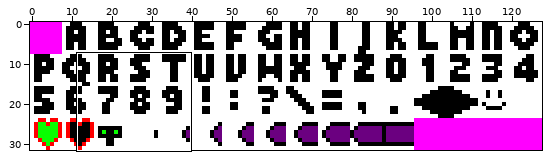
File history of a pixel-art file, graphics/font.aseprite. The first picture is a wide view before the edit; the outline marks the close-up.
Close-up. Earlier state:
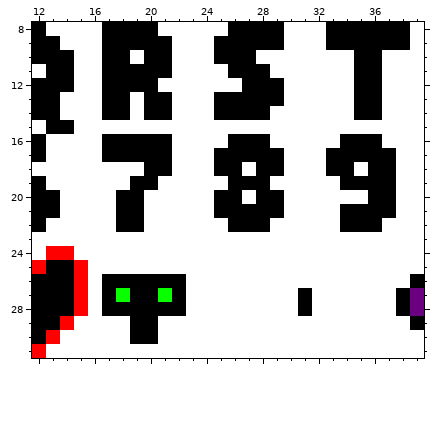
128x32 pixels, 1 frame. Shown: x 12..39, y 8..31.
After the commit:
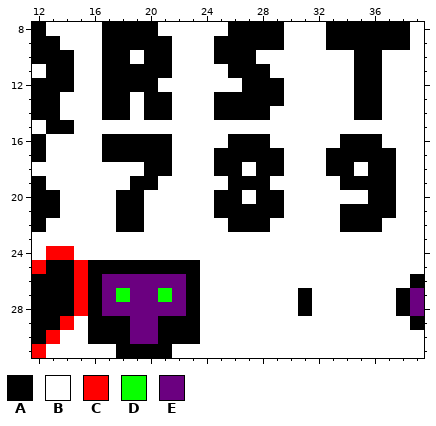
Palette (. is transparent): A #000000  B #ffffff  C #ff0000  D #08ff00  E #6b0080
What changed:
{"y":25,"x":16,"old":"BBBBBBBB","new":"AAAAAAAA"}
{"y":26,"x":16,"old":"BAAAAAAB","new":"AEEEEEEA"}
{"y":27,"x":16,"old":"BA","new":"AE"}
{"y":27,"x":19,"old":"AA","new":"EE"}
{"y":27,"x":22,"old":"AB","new":"EA"}
{"y":28,"x":16,"old":"BAAAAAAB","new":"AEEEEEEA"}
{"y":29,"x":16,"old":"BBBAABBB","new":"AAAEEAAA"}
{"y":30,"x":16,"old":"BBBAABBB","new":"AAAEEAAA"}
{"y":31,"x":18,"old":"BBBB","new":"AAAA"}
